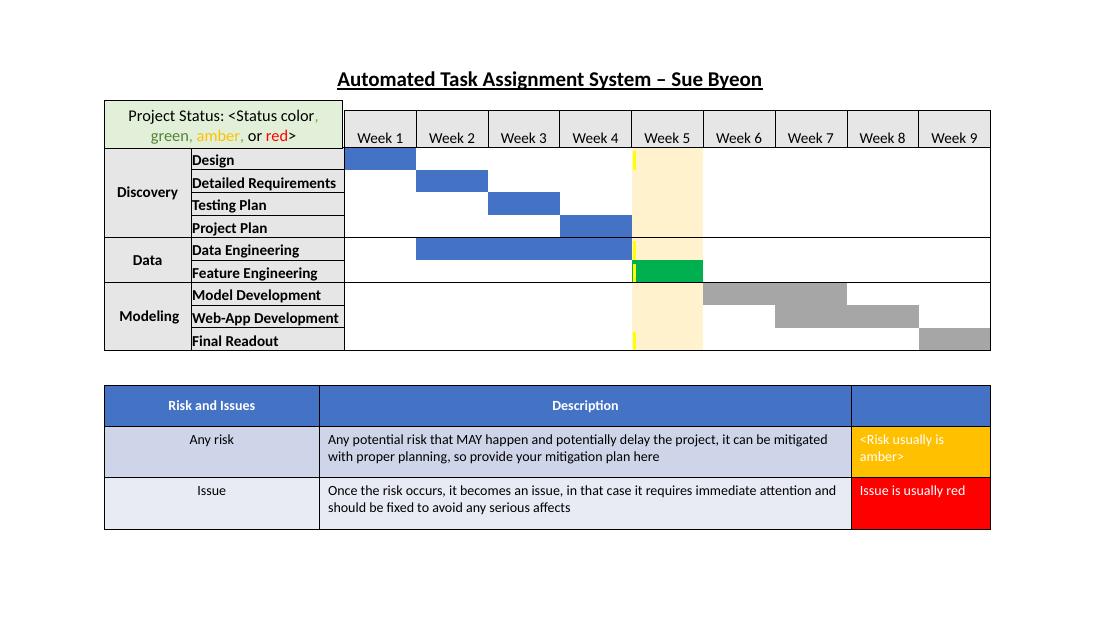
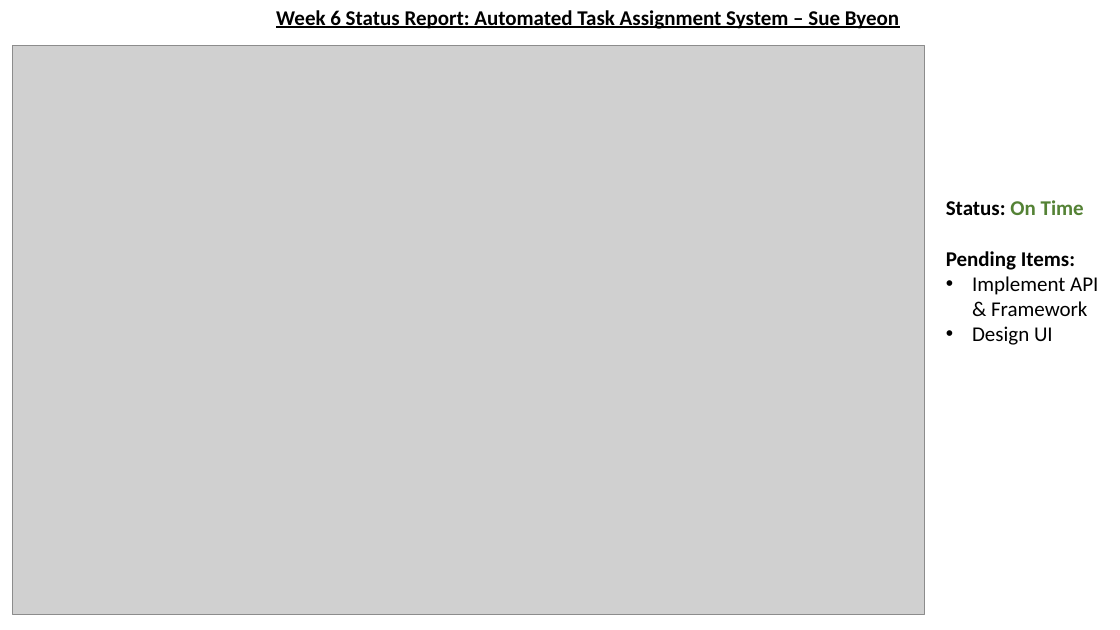
Before and after one commit to suebyeon/Capstone, a slide deck: slide 1 of Week 6 Status Report.pptx. Drawn at 1120x630 pixels with LibreOffice and Linux fonts; fonts in the diff are those of the drawing; grey boxes stand for pictures. Boxes give left, top, right and bottom in pixels: in the first picture for what was removed or moved away, otherwise in the second. Text is boxed around its words. In the diff, an @@ line names an element or a change of style, - is before the commit and + after.

```diff
--- a/Week 6 Status Report.pptx
+++ b/Week 6 Status Report.pptx
@@ text at (x1=276, y1=10, x2=899, y2=29): text changed @@
-Automated Task Assignment System – Sue Byeon
+Week 6 Status Report: Automated Task Assignment System – Sue Byeon
@@ picture added at (x1=13, y1=45, x2=925, y2=615) @@
@@ table removed at (x1=104, y1=111, x2=987, y2=355), 10 rows, 11 columns @@
- |  | Week 1 | Week 2 | Week 3 | Week 4 | Week 5 | Week 6 | Week 7 | Week 8 | Week 9
-Discovery | Design |  |  |  |  |  |  |  |  | 
- | Detailed Requirements |  |  |  |  |  |  |  |  | 
- | Testing Plan |  |  |  |  |  |  |  |  | 
- | Project Plan |  |  |  |  |  |  |  |  | 
-Data | Data Engineering |  |  |  |  |  |  |  |  | 
- | Feature Engineering |  |  |  |  |  |  |  |  | 
-Modeling | Model Development |  |  |  |  |  |  |  |  | 
- | Web-App Development |  |  |  |  |  |  |  |  | 
- | Final Readout |  |  |  |  |  |  |  |  | 
@@ rectangle removed at (x1=105, y1=101, x2=343, y2=149) @@
-Project Status: <Status color, green, amber, or red>
@@ text added at (x1=946, y1=200, x2=1098, y2=345), 18 pt, text #000000 @@
+Status: On Time
+Pending Items:
+• Implement API & Framework
+• Design UI
@@ table removed at (x1=104, y1=386, x2=991, y2=529), 3 rows, 3 columns @@
-Risk and Issues | Description | 
-Any risk | Any potential risk that MAY happen and potentially delay the project, it can be mitigated with proper planning, so provide your mitigation plan here | <Risk usually is amber>
-Issue | Once the risk occurs, it becomes an issue, in that case it requires immediate attention and should be fixed to avoid any serious affects | Issue is usually red
```
Also in this commit, not shown: 1 other slide changed.
